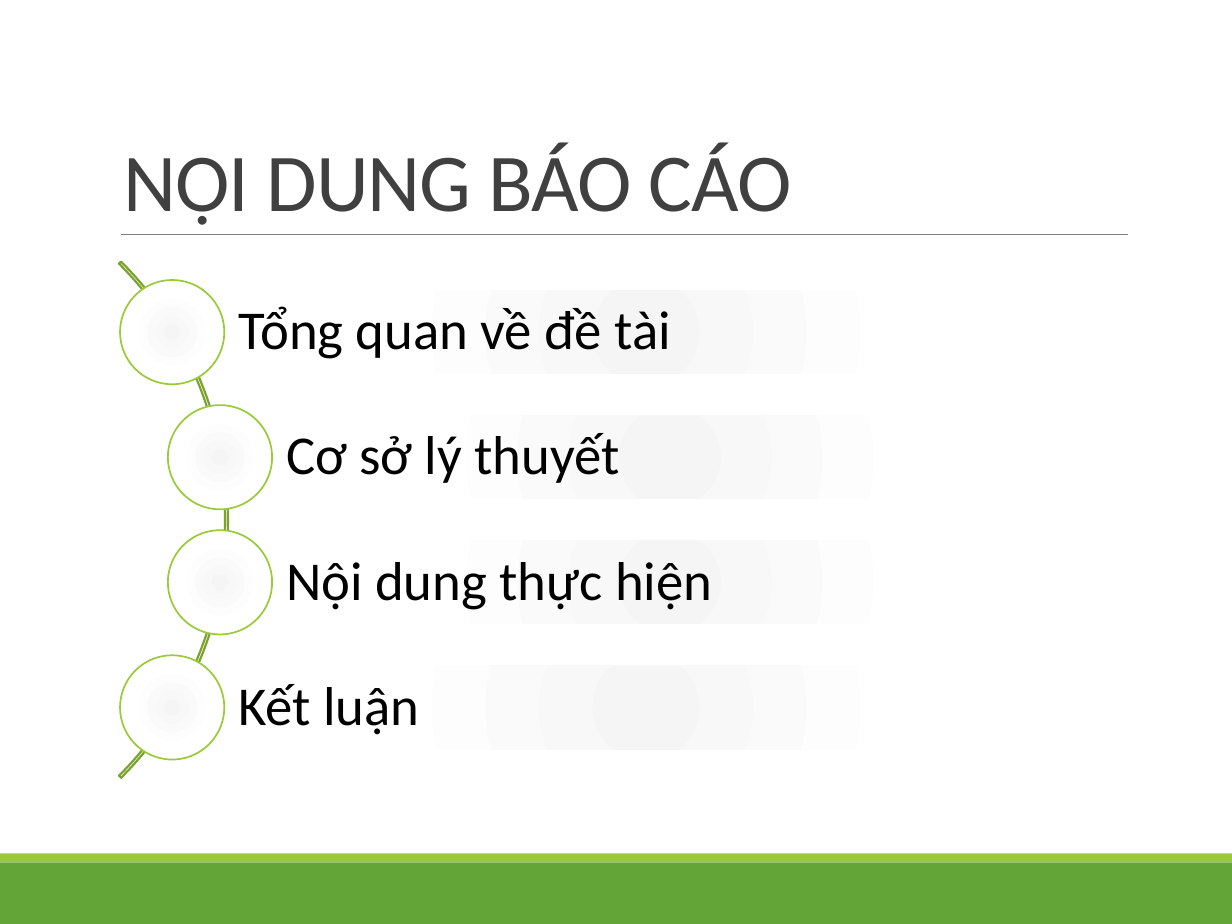
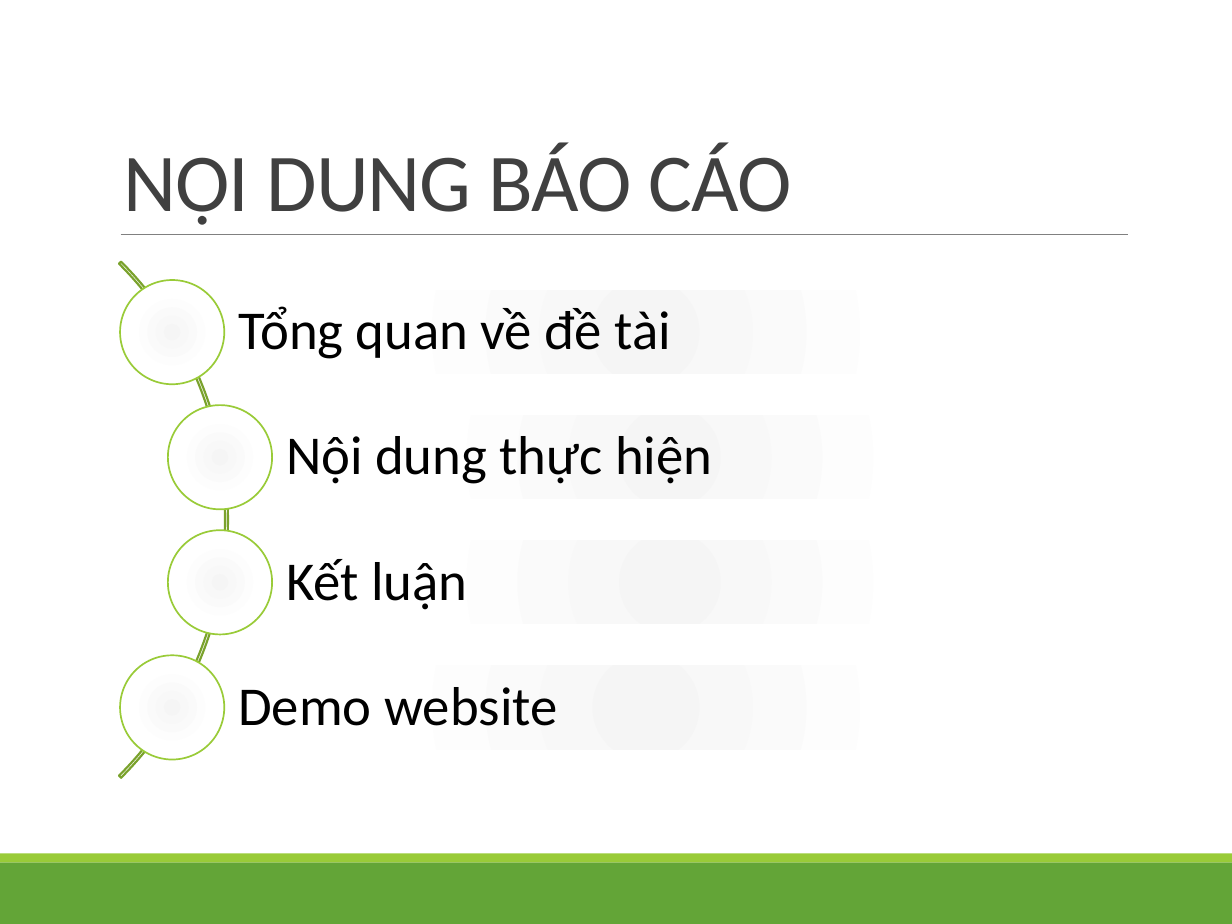
Before and after one commit to anhkhoa289/NhaTro, a slide deck: slide 2 of document/ThuyetMinh/TM.pptx. Drawn at 1232x924 pixels with LibreOffice and Linux fonts; fonts in the diff are those of the drawing. Boxes give left, top, right and bottom in pixels: in the first picture for what was removed or moved away, otherwise in the second. Text is boxed around its words. In the diff, an @@ line names an element or a change of style, - is before the commit and + after.

```diff
--- a/document/ThuyetMinh/TM.pptx
+++ b/document/ThuyetMinh/TM.pptx
@@ text "Nội dung thực hiện": place and size @@
-text "Nội dung thực hiện" at bbox=[286, 562, 712, 610]
+text "Nội dung thực hiện" at bbox=[286, 436, 712, 484]
@@ text removed at bbox=[286, 433, 619, 483] @@
-Cơ sở lý thuyết
@@ text "Kết luận": place and size @@
-text "Kết luận" at bbox=[238, 684, 419, 735]
+text "Kết luận" at bbox=[286, 559, 467, 610]
@@ text added at bbox=[238, 687, 557, 726], 32 pt, text #000000 @@
+Demo website
```
Also in this commit, not shown: 1 other slide changed, 4 slides added, 1 slide removed, 11 other files.
